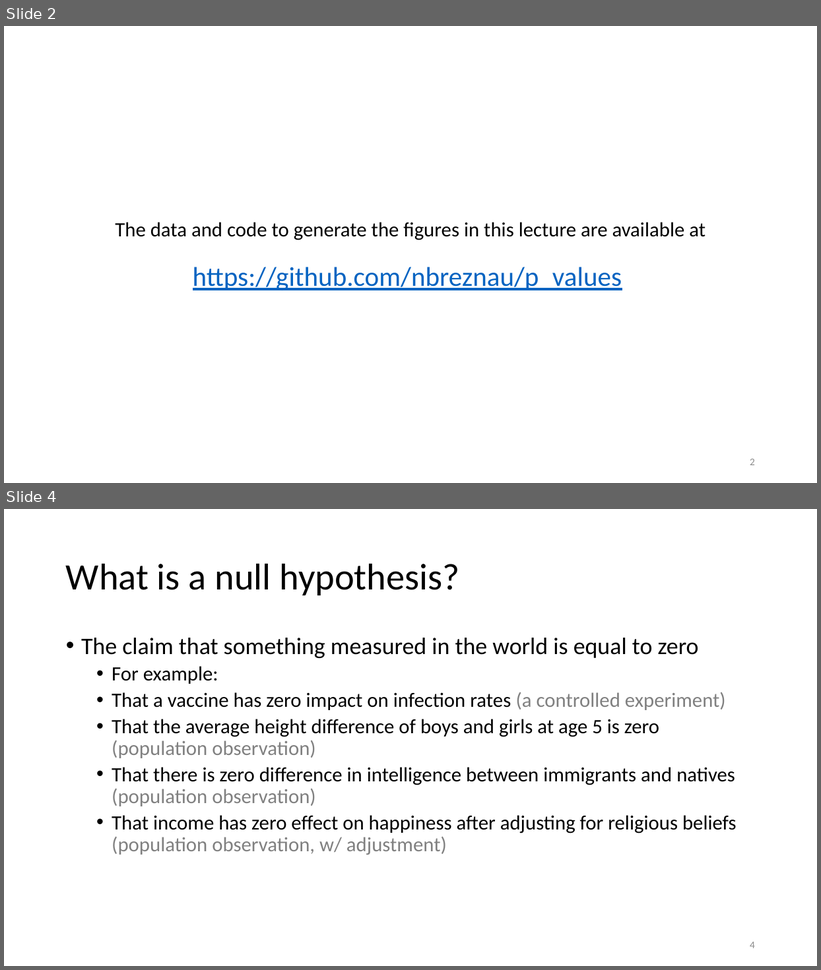
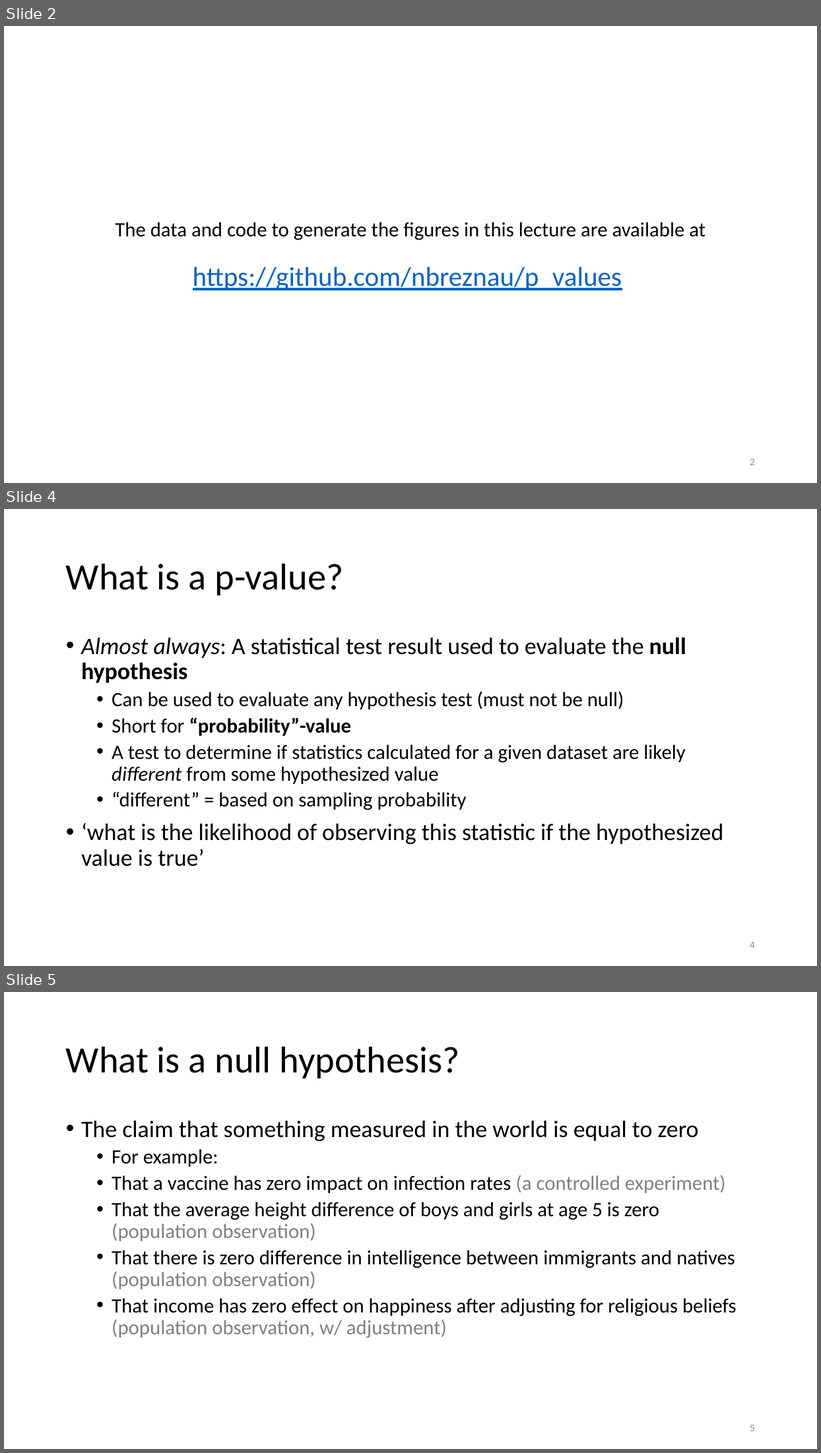
Before and after one commit to nbreznau/p_values, a slide deck: Breznau_Open_Science_P_Values.pptx. Shown one above the other, each under a label of ours: slides 2 and 4 before the commit, slides 2, 4 and 5 after it; the slides between them are not shown. The pictures are 821x970 and 821x1453 pixels, drawn with LibreOffice and Linux fonts; fonts in the diff are those of the drawing; background and template pictures are left out. Boxes give left, top, right and bottom in pixels: in the first picture for what was removed or moved away, otherwise in the second. Text is boxed around its words. In the diff, an @@ line names an element or a change of style, - is before the commit and + after.

```diff
--- a/Breznau_Open_Science_P_Values.pptx
+++ b/Breznau_Open_Science_P_Values.pptx
@@ slide 4 added at (x1=4, y1=509, x2=817, y2=966), background #FFFFFF @@
@@ title added at (x1=66, y1=563, x2=343, y2=595), 44 pt, text #000000 @@
+What is a p-value?
@@ text added at (x1=81, y1=637, x2=723, y2=867), 24 pt, text #000000 @@
+• Almost always: A statistical test result used to evaluate the null hypothesis
+  • Can be used to evaluate any hypothesis test (must not be null)
+  • Short for “probability”-value
+  • A test to determine if statistics calculated for a given dataset are likely different from some hypothesized value
+  • “different” = based on sampling probability
+• ‘what is the likelihood of observing this statistic if the hypothesized value is true’
@@ page number added at (x1=750, y1=942, x2=755, y2=949), 12 pt, text #8C8C8C @@
+4
@@ what was slide 4 is now slide 5 @@
@@ page number at (x1=750, y1=1425, x2=755, y2=1432): text changed @@
-4
+5
```
Also in this commit, not shown: 1 slide changed, 1 other file.
